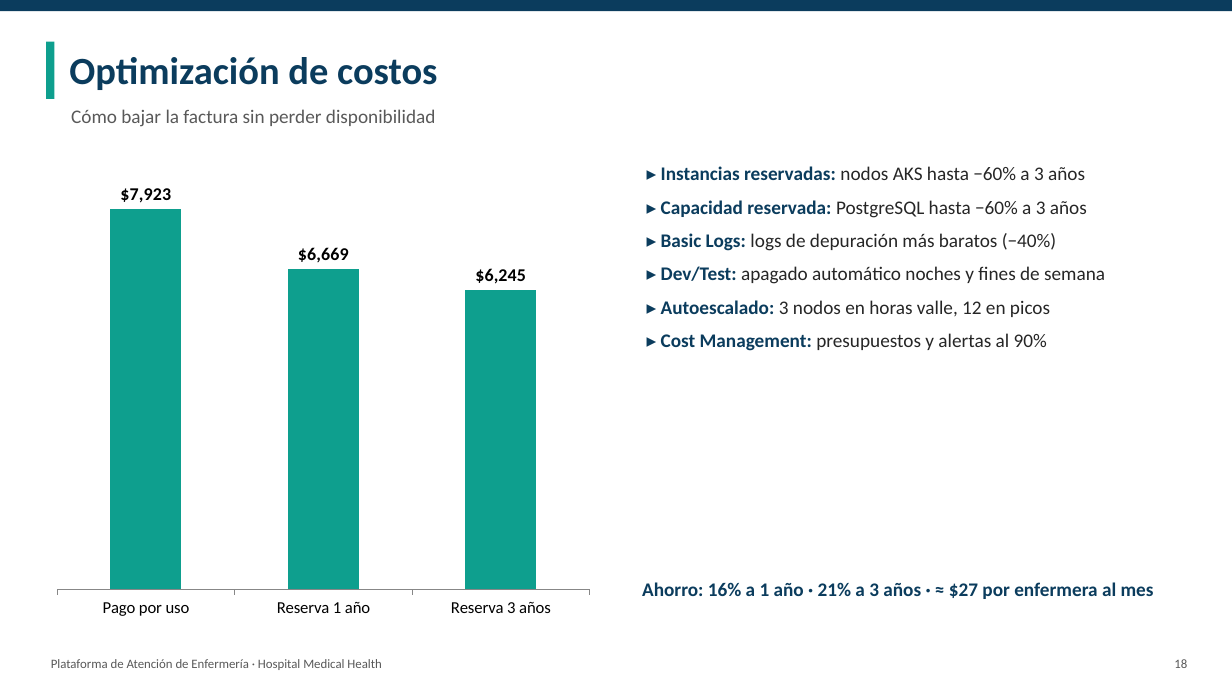
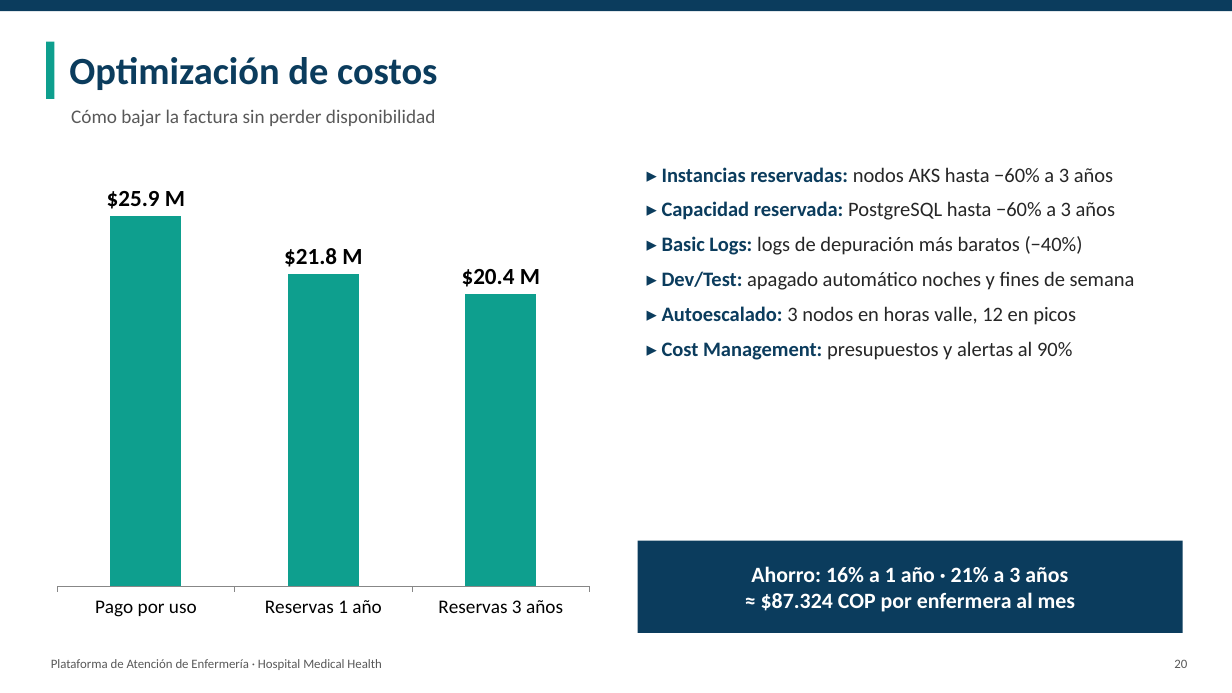
Before and after one commit to Jordy-Lv/medical-health-cloud-architecture, a slide deck: slide 20 of presentacion/Presentacion_Medical_Health.pptx (slide 18 before the commit). Drawn at 1232x693 pixels with LibreOffice and Linux fonts; fonts in the diff are those of the drawing. Boxes give left, top, right and bottom in pixels: in the first picture for what was removed or moved away, otherwise in the second. Text is boxed around its words. In the diff, an @@ line names an element or a change of style, - is before the commit and + after.

```diff
--- a/presentacion/Presentacion_Medical_Health.pptx
+++ b/presentacion/Presentacion_Medical_Health.pptx
@@ column chart at (46, 148, 601, 628) @@
-categories: Pago por uso, Reserva 1 año, Reserva 3 años
+categories: Pago por uso, Reservas 1 año, Reservas 3 años
-Series 1: 7923, 6669, 6245
+Series 1: 25.9, 21.8, 20.4
@@ data labels of Series 1 changed @@
@@ category axis changed @@
@@ text "▸ Instancias reservadas: nodos AKS ..." at (662, 167, 1135, 360): size 15 to 16 pt @@
@@ rectangle added at (638, 541, 1183, 633), fill #0B3C5D @@
@@ text "Ahorro: 16% a 1 año ..." at (751, 566, 1075, 612): vertical alignment top to middle @@
@@ text at (751, 566, 1075, 612): text changed; size 15 to 17 pt; text colour #0B3C5D to #FFFFFF @@
-Ahorro: 16% a 1 año · 21% a 3 años · ≈ $27 por enfermera al mes
+Ahorro: 16% a 1 año · 21% a 3 años
+≈ $87.324 COP por enfermera al mes
@@ text at (1174, 659, 1187, 668): text changed @@
-18
+20
```
Also in this commit, not shown: 13 other slides changed, 4 slides added, 2 slides removed.
